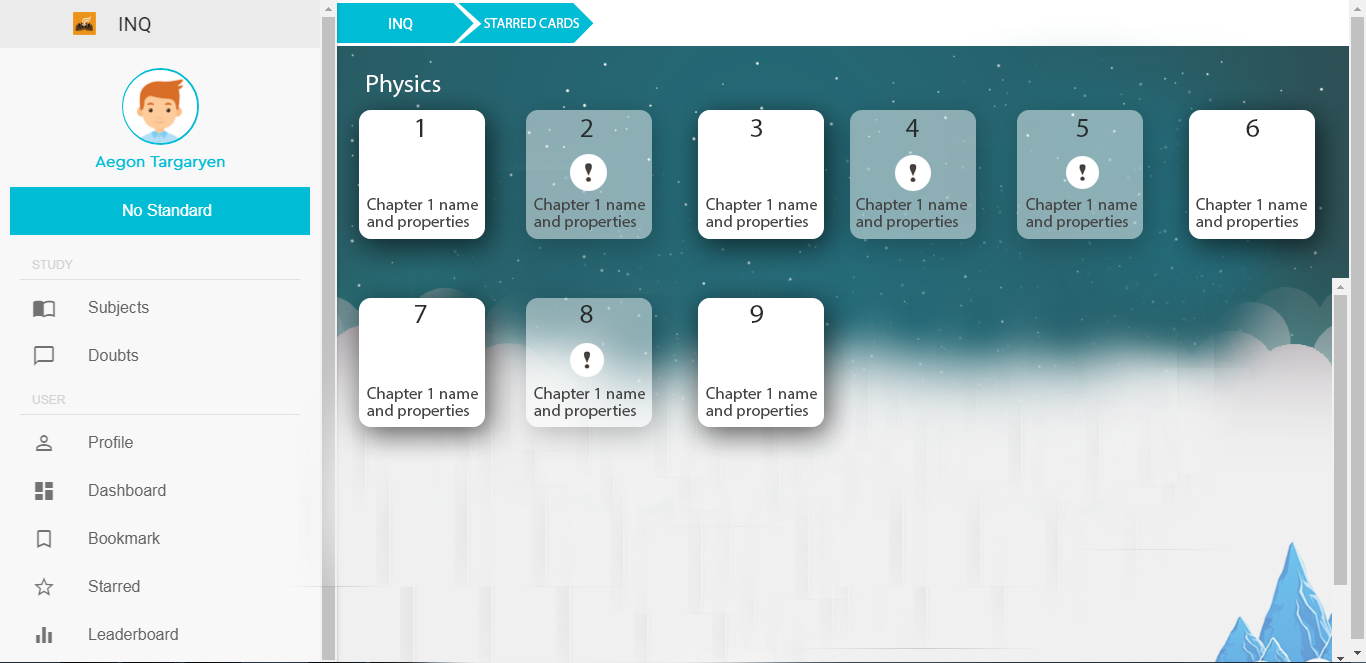
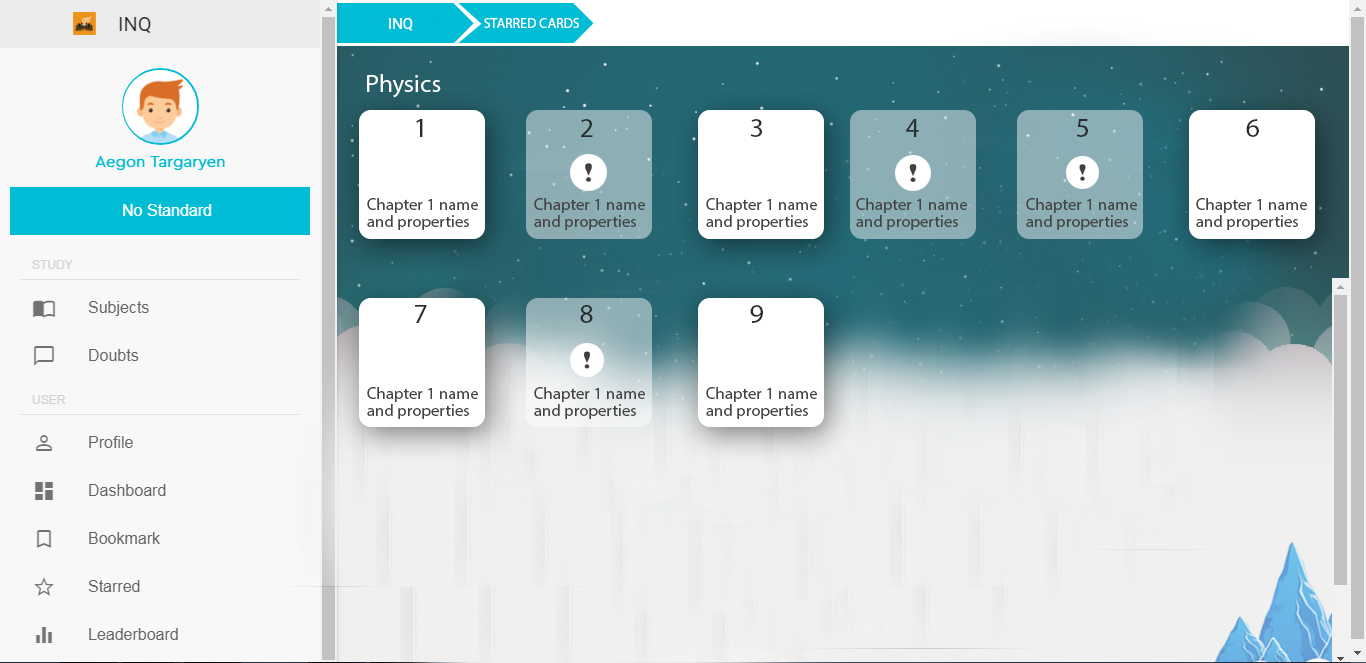
Layer changes from the first 1366 x 663 image to the second:
pixels changed over [341, 95, 1334, 456] (layer not identified)
